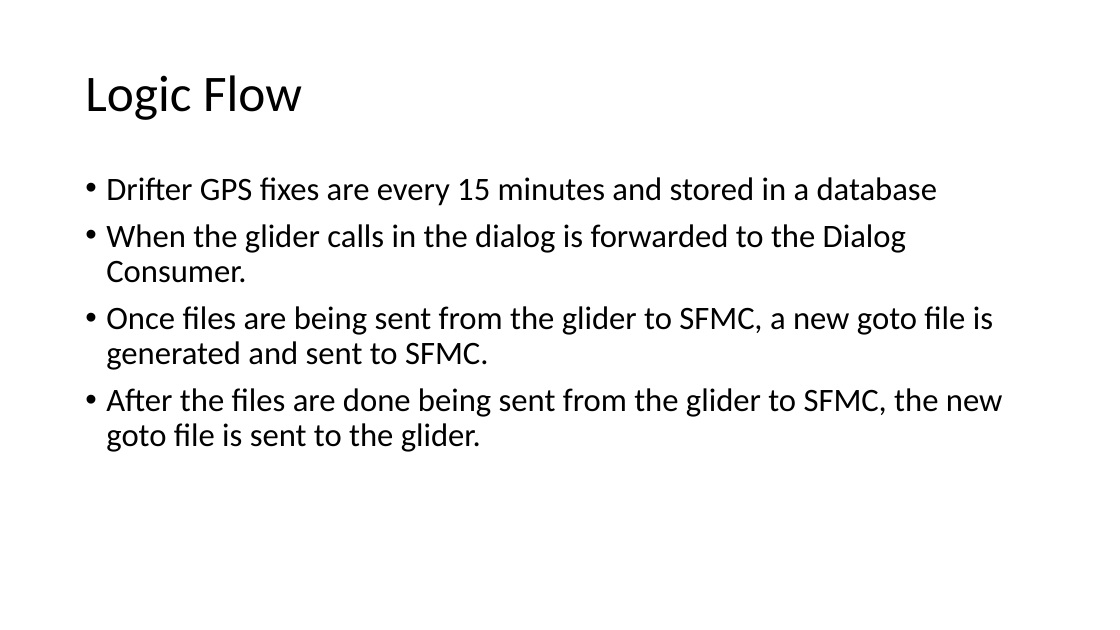
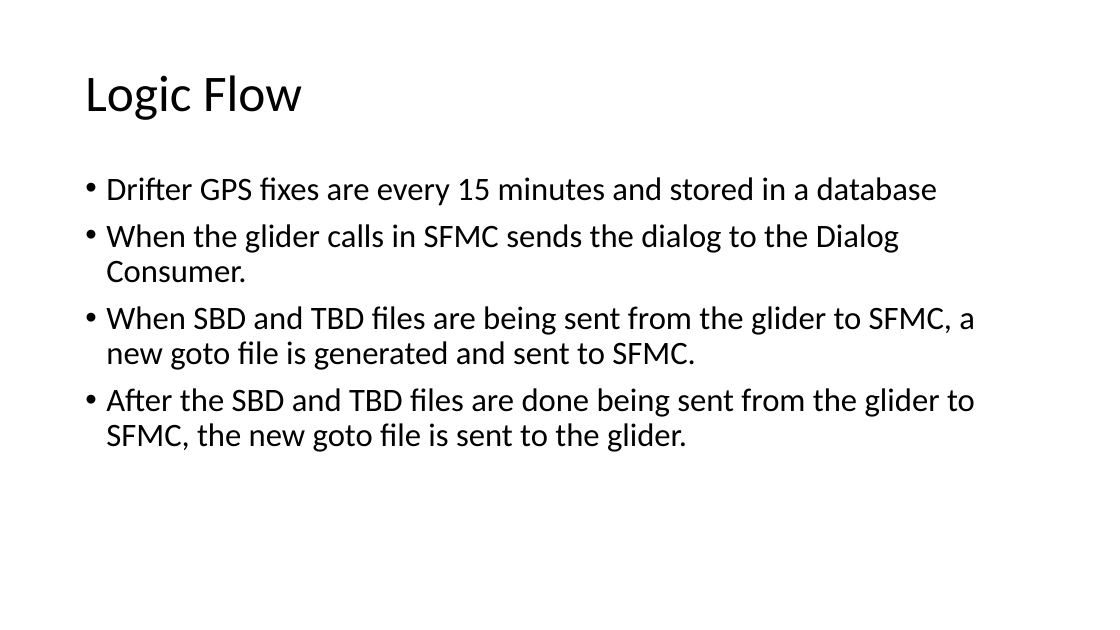
Before and after one commit to mousebrains/GSatMicroListener, a slide deck: slide 3 of Drifter Follower.pptx. Drawn at 1120x630 pixels with LibreOffice and Linux fonts; fonts in the diff are those of the drawing. Boxes give left, top, right and bottom in pixels: in the first picture for what was removed or moved away, otherwise in the second. Text is boxed around its words. In the diff, an @@ line names an element or a change of style, - is before the commit and + after.

Commit message:
Update data flow

```diff
--- a/Drifter Follower.pptx
+++ b/Drifter Follower.pptx
@@ text at box(106, 224, 975, 452): text changed @@
-• When the glider calls in the dialog is forwarded to the Dialog Consumer.
-• Once files are being sent from the glider to SFMC, a new goto file is generated and sent to SFMC.
-• After the files are done being sent from the glider to SFMC, the new goto file is sent to the glider.
+• When the glider calls in SFMC sends the dialog to the Dialog Consumer.
+• When SBD and TBD files are being sent from the glider to SFMC, a new goto file is generated and sent to SFMC.
+• After the SBD and TBD files are done being sent from the glider to SFMC, the new goto file is sent to the glider.
```
Also in this commit, not shown: 1 other slide changed.
